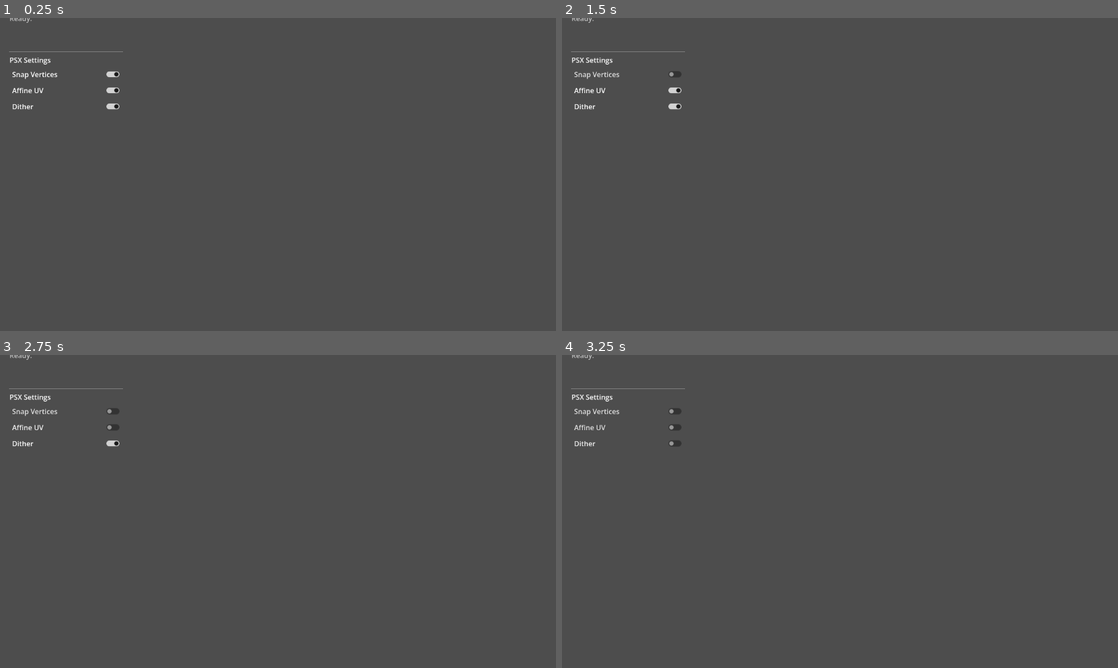
Above: before the commit, frames 1-4 (two rows, left to right).
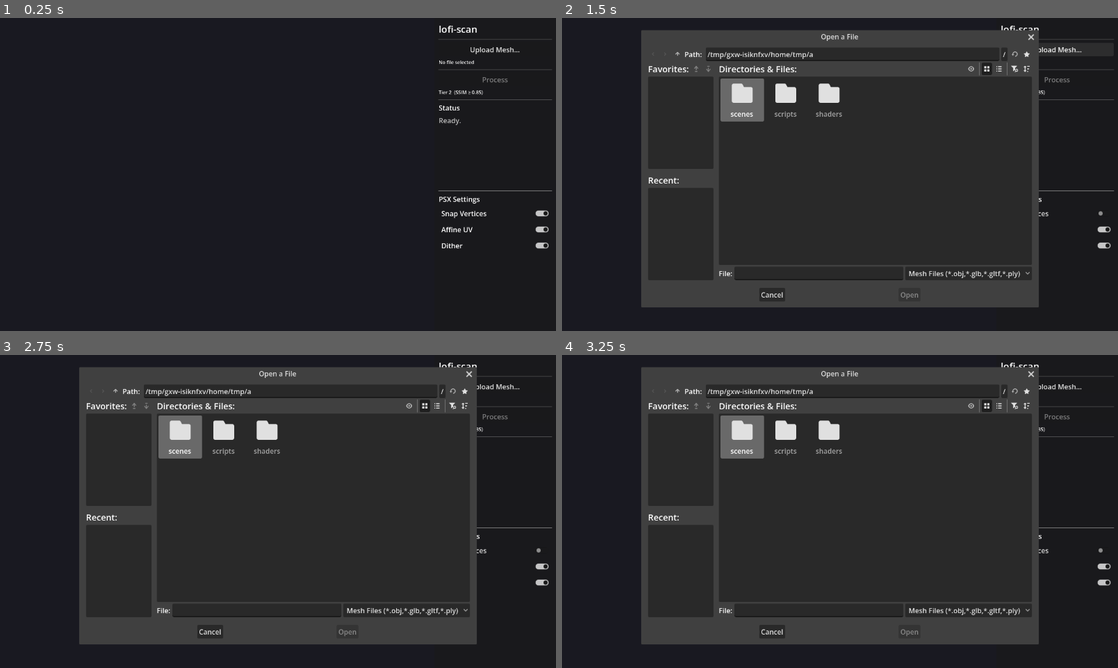
Above: after the commit, the same moments.

Repository: rendyrayana/lofi-scan
Game: Godot game, scene res://scenes/main.tscn
The game is run twice, just before and just after one commit, with the same random seed, the same clock (stepped at 60 frames per second) and the same inputs.
Inputs (mouse positions are in pixels of both pictures, inside the frame that each line leads up to):
- Up to frame 1 (0.25 s): no input
- Up to frame 2 (1.5 s): click "Snap Vertices" at 0.5 s; click (1056, 49) at 1.25 s, where only the run after the commit has a clickable "Upload Mesh…"
- Up to frame 3 (2.75 s): click "Affine UV" at 2 s
- Up to frame 4 (3.25 s): click "Dither" at 2.75 s

The runs differ from the first frame. In frame 1, 100% of the frame differs, in the area x 0-100%, y 0-100%; in frame 2, 83%; in frame 3, 83%; in frame 4, 83%.

Commit message:
Fix 3D viewport grey + full-screen layout
- SubViewportContainer now fills the entire window (anchors=15);
  SidePanel overlaid on the right edge (280px, full height)
- own_world_3d=true set both in .tscn and in code; cam.current=true
  explicitly called so Godot picks up the camera in the SubViewport
- @onready paths updated (no more HSplitContainer prefix)

Diff:
--- a/godot_app/scenes/main.tscn
+++ b/godot_app/scenes/main.tscn
@@ -11,27 +11,26 @@
 grow_vertical = 2
 script = ExtResource("1")
 
-[node name="HSplitContainer" type="HSplitContainer" parent="."]
-layout_mode = 2
-size_flags_horizontal = 3
-size_flags_vertical = 3
-
-[node name="SubViewportContainer" type="SubViewportContainer" parent="HSplitContainer"]
-layout_mode = 2
-size_flags_horizontal = 3
-size_flags_vertical = 3
+[node name="SubViewportContainer" type="SubViewportContainer" parent="."]
+layout_mode = 1
+anchors_preset = 15
+anchor_right = 1.0
+anchor_bottom = 1.0
 stretch = true
 
-[node name="Viewport3D" type="SubViewport" parent="HSplitContainer/SubViewportContainer"]
+[node name="Viewport3D" type="SubViewport" parent="SubViewportContainer"]
+own_world_3d = true
 handle_input_locally = false
-own_world_3d = true
-size = Vector2i(1024, 720)
+size = Vector2i(1280, 720)
 
-[node name="SidePanel" type="Panel" parent="HSplitContainer"]
-layout_mode = 2
-custom_minimum_size = Vector2(280, 0)
+[node name="SidePanel" type="Panel" parent="."]
+layout_mode = 1
+anchor_left = 1.0
+anchor_right = 1.0
+anchor_bottom = 1.0
+offset_left = -280.0
 
-[node name="VBox" type="VBoxContainer" parent="HSplitContainer/SidePanel"]
+[node name="VBox" type="VBoxContainer" parent="SidePanel"]
 layout_mode = 1
 anchors_preset = 15
 anchor_right = 1.0
@@ -42,46 +41,46 @@
 offset_bottom = -10.0
 theme_override_constants/separation = 6
 
-[node name="Title" type="Label" parent="HSplitContainer/SidePanel/VBox"]
+[node name="Title" type="Label" parent="SidePanel/VBox"]
 layout_mode = 2
 text = "lofi-scan"
 theme_override_font_sizes/font_size = 22
 
-[node name="HSep0" type="HSeparator" parent="HSplitContainer/SidePanel/VBox"]
+[node name="HSep0" type="HSeparator" parent="SidePanel/VBox"]
 layout_mode = 2
 
-[node name="UploadBtn" type="Button" parent="HSplitContainer/SidePanel/VBox"]
+[node name="UploadBtn" type="Button" parent="SidePanel/VBox"]
 layout_mode = 2
 text = "Upload Mesh…"
 
-[node name="InputLabel" type="Label" parent="HSplitContainer/SidePanel/VBox"]
+[node name="InputLabel" type="Label" parent="SidePanel/VBox"]
 layout_mode = 2
 custom_minimum_size = Vector2(4, 0)
 text = "No file selected"
 autowrap_mode = 2
 theme_override_font_sizes/font_size = 11
 
-[node name="HSep1" type="HSeparator" parent="HSplitContainer/SidePanel/VBox"]
+[node name="HSep1" type="HSeparator" parent="SidePanel/VBox"]
 layout_mode = 2
 
-[node name="ProcessBtn" type="Button" parent="HSplitContainer/SidePanel/VBox"]
+[node name="ProcessBtn" type="Button" parent="SidePanel/VBox"]
 layout_mode = 2
 text = "Process"
 disabled = true
 
-[node name="TierLabel" type="Label" parent="HSplitContainer/SidePanel/VBox"]
+[node name="TierLabel" type="Label" parent="SidePanel/VBox"]
 layout_mode = 2
 text = "Tier 2  (SSIM ≥ 0.85)"
 theme_override_font_sizes/font_size = 11
 
-[node name="HSep2" type="HSeparator" parent="HSplitContainer/SidePanel/VBox"]
+[node name="HSep2" type="HSeparator" parent="SidePanel/VBox"]
 layout_mode = 2
 
-[node name="StatusTitle" type="Label" parent="HSplitContainer/SidePanel/VBox"]
+[node name="StatusTitle" type="Label" parent="SidePanel/VBox"]
 layout_mode = 2
 text = "Status"
 
-[node name="StatusLabel" type="RichTextLabel" parent="HSplitContainer/SidePanel/VBox"]
+[node name="StatusLabel" type="RichTextLabel" parent="SidePanel/VBox"]
 layout_mode = 2
 custom_minimum_size = Vector2(0, 80)
 size_flags_vertical = 3
@@ -90,29 +89,29 @@
 scroll_active = true
 text = "[color=gray]Ready.[/color]"
 
-[node name="HSep3" type="HSeparator" parent="HSplitContainer/SidePanel/VBox"]
+[node name="HSep3" type="HSeparator" parent="SidePanel/VBox"]
 layout_mode = 2
 
-[node name="PSXTitle" type="Label" parent="HSplitContainer/SidePanel/VBox"]
+[node name="PSXTitle" type="Label" parent="SidePanel/VBox"]
 layout_mode = 2
 text = "PSX Settings"
 
-[node name="SnapBtn" type="CheckButton" parent="HSplitContainer/SidePanel/VBox"]
+[node name="SnapBtn" type="CheckButton" parent="SidePanel/VBox"]
 layout_mode = 2
 button_pressed = true
 text = "Snap Vertices"
 
-[node name="AffineBtn" type="CheckButton" parent="HSplitContainer/SidePanel/VBox"]
+[node name="AffineBtn" type="CheckButton" parent="SidePanel/VBox"]
 layout_mode = 2
 button_pressed = true
 text = "Affine UV"
 
-[node name="DitherBtn" type="CheckButton" parent="HSplitContainer/SidePanel/VBox"]
+[node name="DitherBtn" type="CheckButton" parent="SidePanel/VBox"]
 layout_mode = 2
 button_pressed = true
 text = "Dither"
 
-[node name="Spacer" type="Control" parent="HSplitContainer/SidePanel/VBox"]
+[node name="Spacer" type="Control" parent="SidePanel/VBox"]
 layout_mode = 2
 size_flags_vertical = 3
 
--- a/godot_app/scripts/main.gd
+++ b/godot_app/scripts/main.gd
@@ -1,14 +1,14 @@
 extends Control
 
 # ─── Node refs ───────────────────────────────────────────────────────────────
-@onready var viewport3d:   SubViewport   = $HSplitContainer/SubViewportContainer/Viewport3D
-@onready var upload_btn:   Button        = $HSplitContainer/SidePanel/VBox/UploadBtn
-@onready var process_btn:  Button        = $HSplitContainer/SidePanel/VBox/ProcessBtn
-@onready var input_label:  Label         = $HSplitContainer/SidePanel/VBox/InputLabel
-@onready var status_label: RichTextLabel = $HSplitContainer/SidePanel/VBox/StatusLabel
-@onready var snap_btn:     CheckButton   = $HSplitContainer/SidePanel/VBox/SnapBtn
-@onready var affine_btn:   CheckButton   = $HSplitContainer/SidePanel/VBox/AffineBtn
-@onready var dither_btn:   CheckButton   = $HSplitContainer/SidePanel/VBox/DitherBtn
+@onready var viewport3d:   SubViewport   = $SubViewportContainer/Viewport3D
+@onready var upload_btn:   Button        = $SidePanel/VBox/UploadBtn
+@onready var process_btn:  Button        = $SidePanel/VBox/ProcessBtn
+@onready var input_label:  Label         = $SidePanel/VBox/InputLabel
+@onready var status_label: RichTextLabel = $SidePanel/VBox/StatusLabel
+@onready var snap_btn:     CheckButton   = $SidePanel/VBox/SnapBtn
+@onready var affine_btn:   CheckButton   = $SidePanel/VBox/AffineBtn
+@onready var dither_btn:   CheckButton   = $SidePanel/VBox/DitherBtn
 @onready var file_dialog:  FileDialog    = $FileDialog
 
 # ─── 3D scene nodes (created in _ready) ──────────────────────────────────────
@@ -56,7 +56,11 @@
 
 
 func _build_3d_scene() -> void:
+	# Ensure the SubViewport has its own isolated 3D world
+	viewport3d.own_world_3d = true
+
 	cam = Camera3D.new()
+	cam.current = true
 	viewport3d.add_child(cam)
 
 	var sun := DirectionalLight3D.new()
@@ -71,9 +75,9 @@
 
 	var env := Environment.new()
 	env.background_mode = Environment.BG_COLOR
-	env.background_color = Color(0.12, 0.12, 0.15)
+	env.background_color = Color(0.10, 0.10, 0.13)
 	env.ambient_light_source = Environment.AMBIENT_SOURCE_COLOR
-	env.ambient_light_color = Color(0.2, 0.2, 0.25)
+	env.ambient_light_color = Color(0.3, 0.3, 0.35)
 	env.ambient_light_energy = 1.0
 	var we := WorldEnvironment.new()
 	we.environment = env
@@ -106,23 +110,23 @@
 	var entry := dir.get_next()
 	while entry != "":
 		if dir.current_is_dir() and not entry.begins_with("_"):
-			# prefer final_*tris* directories from texture_sweep output
-			var candidate := cache.path_join(entry)
-			var inner_dir := DirAccess.open(candidate)
-			if inner_dir:
-				inner_dir.list_dir_begin()
-				var sub := inner_dir.get_next()
+			var sub_path := cache.path_join(entry)
+			# prefer final_* subdirs from texture sweep
+			var sub_dir := DirAccess.open(sub_path)
+			if sub_dir:
+				sub_dir.list_dir_begin()
+				var sub := sub_dir.get_next()
 				while sub != "":
-					if inner_dir.current_is_dir() and sub.begins_with("final_"):
-						var glb := candidate.path_join(sub).path_join("mesh_lo.glb")
+					if sub_dir.current_is_dir() and sub.begins_with("final_"):
+						var glb := sub_path.path_join(sub).path_join("mesh_lo.glb")
 						if FileAccess.file_exists(glb):
 							newest_glb = glb
-					sub = inner_dir.get_next()
-				inner_dir.list_dir_end()
+					sub = sub_dir.get_next()
+				sub_dir.list_dir_end()
 			# also check directly
-			var direct_glb := candidate.path_join("mesh_lo.glb")
-			if FileAccess.file_exists(direct_glb):
-				newest_glb = direct_glb
+			var direct := sub_path.path_join("mesh_lo.glb")
+			if FileAccess.file_exists(direct):
+				newest_glb = direct
 		entry = dir.get_next()
 	dir.list_dir_end()
 
@@ -142,8 +146,7 @@
 	input_label.text = path.get_file()
 	process_btn.disabled = false
 	_set_status("[color=yellow]Mesh selected — press Process to run pipeline.[/color]")
-	var ext := path.get_extension().to_lower()
-	if ext in ["glb", "gltf"]:
+	if path.get_extension().to_lower() in ["glb", "gltf"]:
 		_load_glb(path)
 
 
@@ -199,7 +202,7 @@
 	var best_tris := int(geo_log.get("best_tris", 500))
 
 	_set_status.call_deferred(
-		"[color=cyan]Geometry: %d tris found. Running texture sweep…[/color]" % best_tris)
+		"[color=cyan]Geometry: %d tris. Running texture sweep…[/color]" % best_tris)
 
 	# ── Texture sweep ──
 	var tex_out := cache.path_join(stem + "_tex")
@@ -348,7 +351,7 @@
 # ─── Input (orbit camera on the 3D pane) ─────────────────────────────────────
 
 func _input(event: InputEvent) -> void:
-	var vp_rect := ($HSplitContainer/SubViewportContainer as Control).get_global_rect()
+	var vp_rect := ($SubViewportContainer as Control).get_global_rect()
 
 	if event is InputEventMouseButton:
 		var mb := event as InputEventMouseButton
